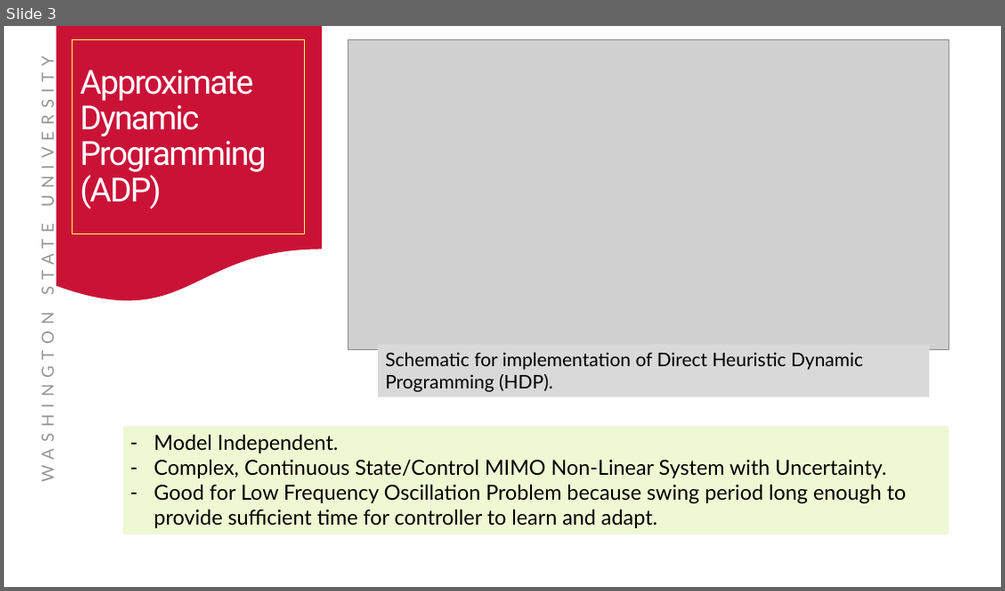
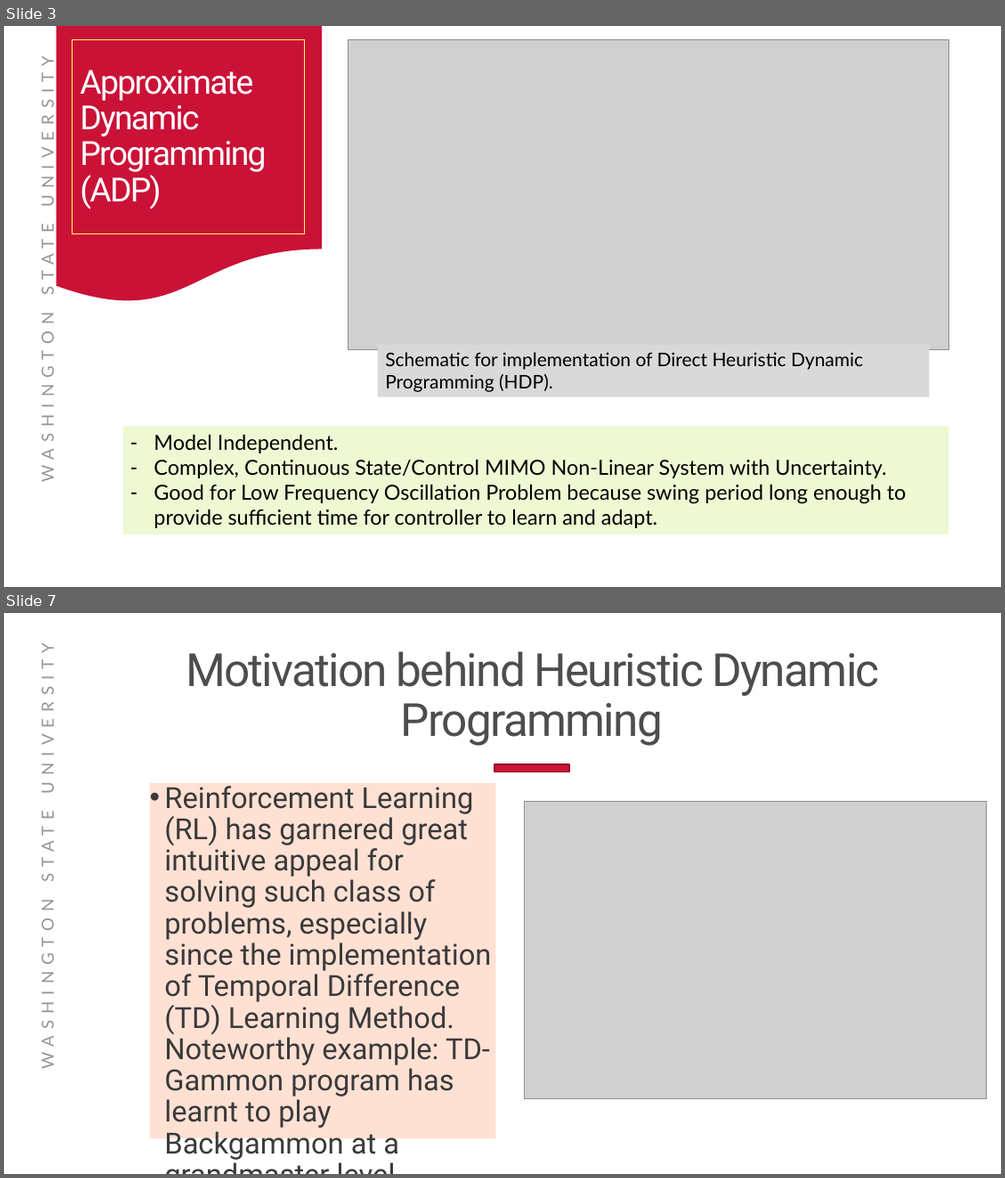
Before and after one commit to Realife-Brahmin/structured_courses, a slide deck: ee523/evaluation/p/ee523_project_presentation_aryan_ritwajeet_jha.pptx. Shown one above the other, each under a label of ours: slide 3 before the commit, slides 3 and 7 after it; the slides between them are not shown. The pictures are 1005x591 and 1005x1178 pixels, drawn with LibreOffice and Linux fonts; fonts in the diff are those of the drawing; grey boxes stand for pictures; background and template pictures are left out. Boxes give left, top, right and bottom in pixels: in the first picture for what was removed or moved away, otherwise in the second. Text is boxed around its words. In the diff, an @@ line names an element or a change of style, - is before the commit and + after.

Commit message:
Some motivation behind HDP added.

```diff
--- a/ee523/evaluation/p/ee523_project_presentation_aryan_ritwajeet_jha.pptx
+++ b/ee523/evaluation/p/ee523_project_presentation_aryan_ritwajeet_jha.pptx
@@ slide 7 added at box(4, 613, 1001, 1174), background #FFFFFF; not listed: 1 template element that a slide beside it also shows @@
@@ title added at box(186, 651, 879, 746), 44 pt, text #4D4D4D @@
+Motivation behind Heuristic Dynamic Programming
@@ rectangle added at box(494, 765, 569, 772), fill #CA1237, outline #950D29 1.35 pt @@
@@ text added at box(150, 783, 496, 1138), fill #FFE1D4, 28 pt, text #3A3A3A @@
+• Reinforcement Learning (RL) has garnered great intuitive appeal for solving such class of problems, especially since the implementation of Temporal Difference (TD) Learning Method. Noteworthy example: TD-Gammon program has learnt to play Backgammon at a grandmaster level.
@@ picture added at box(524, 801, 986, 1098) @@
```
Also in this commit, not shown: 1 slide changed, 4 other slides added, 1 other file.
